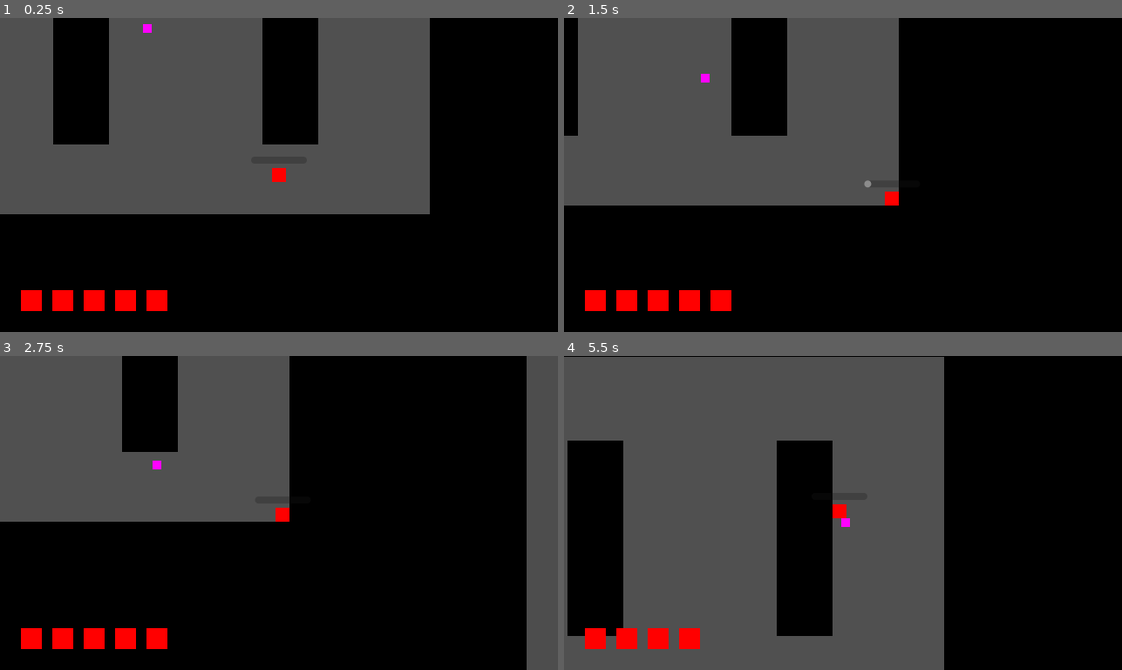
Above: before the commit, frames 1-4 (two rows, left to right).
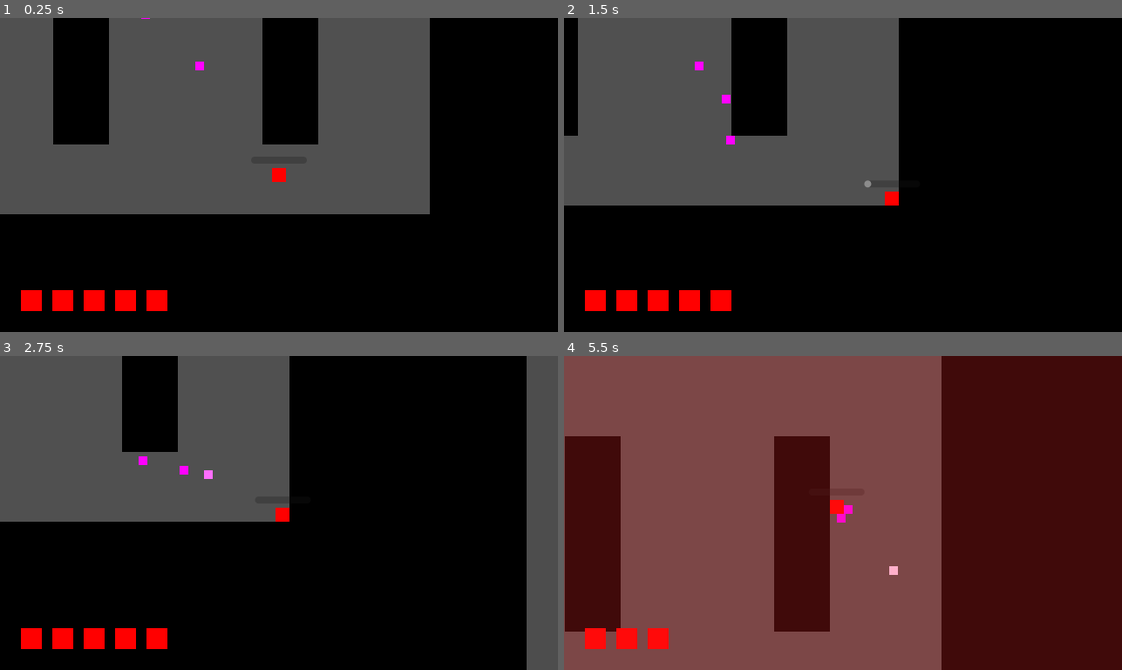
Above: after the commit, the same moments.

Repository: IanLum/square-game
Game: Godot game, scene res://src/main.tscn
Two runs of this game, one before a commit and one after it. Both use one fixed random seed, a clock stepped at 60 frames per second and the inputs below.
Inputs (mouse positions are in pixels of both pictures, inside the frame that each line leads up to):
- Up to frame 1 (0.25 s): no input
- Up to frame 2 (1.5 s): move the mouse to (965, 159) at 0.52 s; press the mouse at (965, 159) at 0.53 s; hold D (right) 0.53-1.28 s; move the mouse to (731, 190) at 1.27 s; release the mouse at (731, 190) at 1.28 s; hold S (down) from 1.28 s (still down); tap Space (utility) at 1.35 s
- Up to frame 3 (2.75 s): move the mouse to (334, 443) at 2.02 s; release S (down) at 2.03 s; press the mouse at (334, 443) at 2.03 s; hold D (right) from 2.03 s (still down)
- Up to frame 4 (5.5 s): move the mouse to (815, 575) at 2.77 s; release D (right) at 2.78 s; release the mouse at (815, 575) at 2.78 s; hold W (up) 2.78-3.53 s; tap Space (utility) at 2.85, 4.35 s; move the mouse to (1010, 560) at 3.52 s; press the mouse at (1010, 560) at 3.53 s; hold A (left) 3.53-5.03 s; move the mouse to (675, 465) at 4.27 s; release the mouse at (675, 465) at 4.28 s; move the mouse to (870, 513) at 5.02 s; press the mouse at (870, 513) at 5.03 s; hold S (down) from 5.03 s (still down)

The runs differ from the first frame. In frame 1, less than 0.1% of the frame differs, in the area x 25-37%, y 0-17%; in frame 2, 0.2%; in frame 3, 0.2%; in frame 4, 99%, in the area x 0-100%, y 0-100%.

Commit message:
populate main scene

Diff:
--- a/src/main.tscn
+++ b/src/main.tscn
@@ -38,5 +38,10 @@
 
 [node name="game_camera" parent="player" instance=ExtResource("3_c2bn4")]
 
-[node name="runner" parent="." instance=ExtResource("3_miwik")]
-position = Vector2(-67, -39)
+[node name="dasher" parent="." instance=ExtResource("3_miwik")]
+
+[node name="dasher2" parent="." instance=ExtResource("3_miwik")]
+position = Vector2(-61, -59)
+
+[node name="dasher3" parent="." instance=ExtResource("3_miwik")]
+position = Vector2(48, -76)
Not shown: 1 places in src/enemies/dasher.tscn that only renumber resources
Not shown: 1 places in src/main.tscn that only renumber resources
